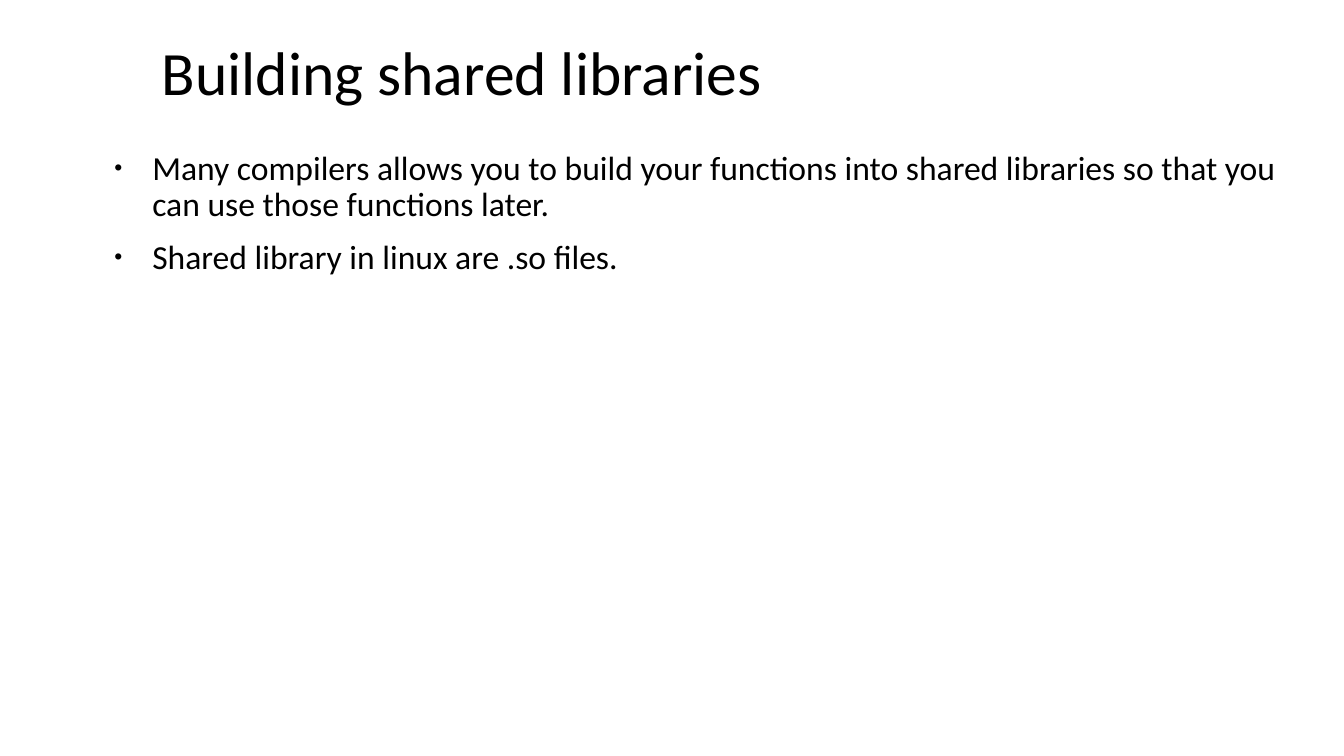
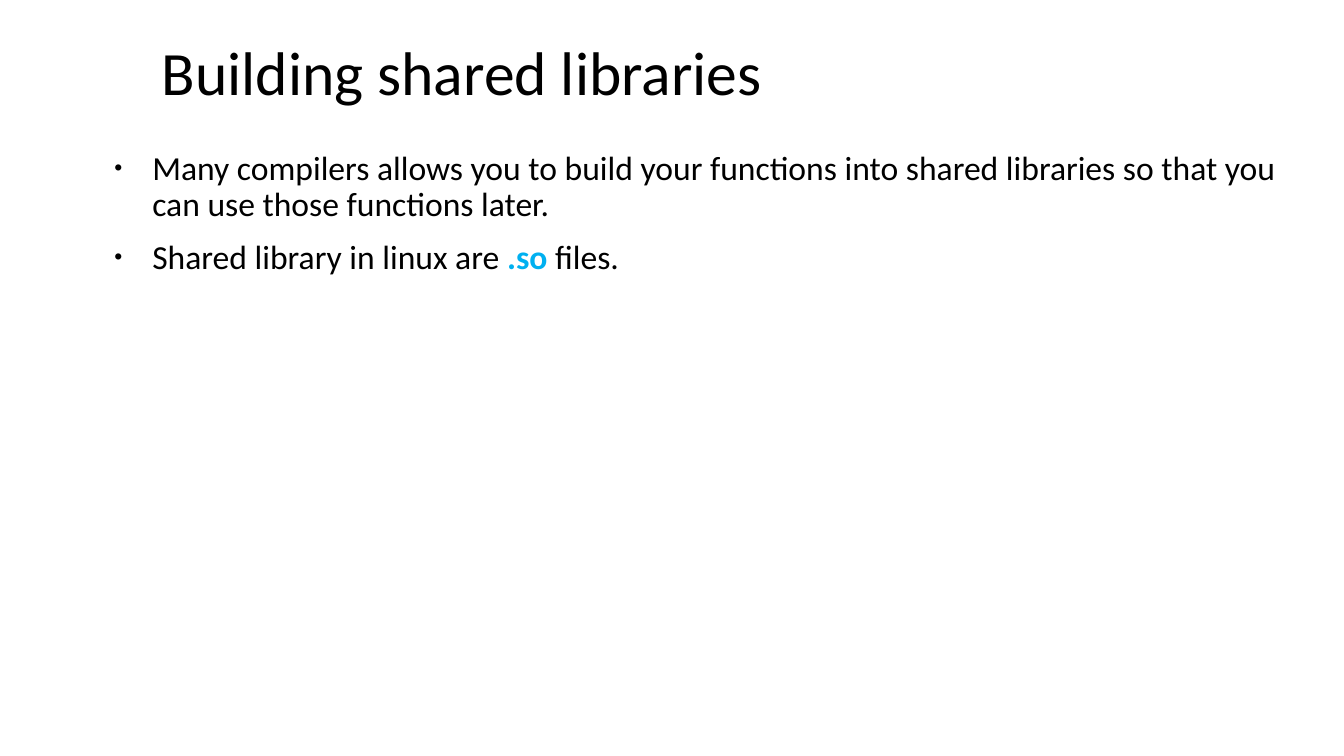
Before and after one commit to ShiqiYu/CPP, a slide deck: slide 35 of week06/Lab06.pptx (slide 12 before the commit). Drawn at 1344x756 pixels with LibreOffice and Linux fonts; fonts in the diff are those of the drawing; background and template pictures are left out. Boxes give left, top, right and bottom in pixels: in the first picture for what was removed or moved away, otherwise in the second. Text is boxed around its words. In the diff, an @@ line names an element or a change of style, - is before the commit and + after.

```diff
--- a/week06/Lab06.pptx
+++ b/week06/Lab06.pptx
@@ text at box(152, 245, 619, 275): text colour #000000 to #00B0F0, bold on in ".so" @@
```
Also in this commit, not shown: 6 other slides changed, 24 slides added, 1 slide removed, 1 other file.
